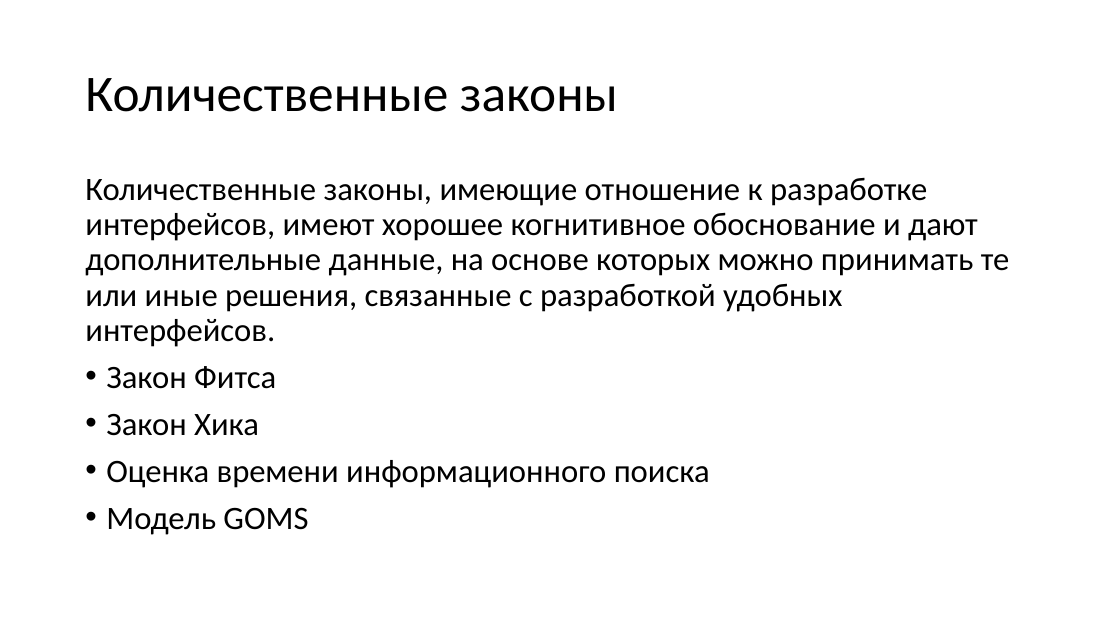
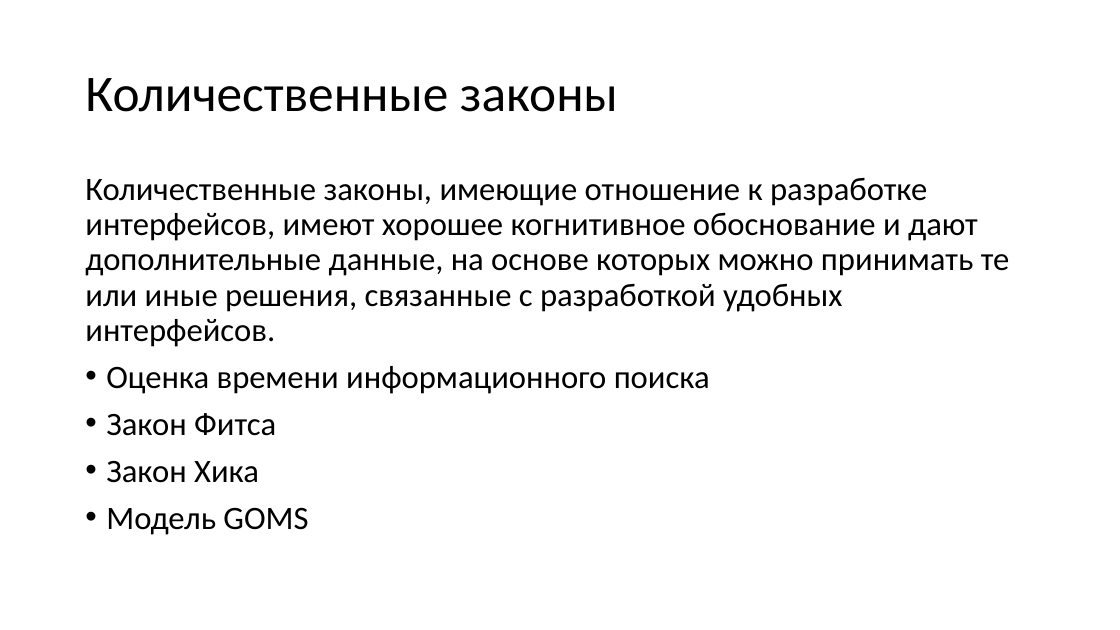
Before and after one commit to naumovda/ux, a slide deck: slide 20 of slides/ux-slides-11.pptx (slide 2 before the commit). Drawn at 1120x630 pixels with LibreOffice and Linux fonts; fonts in the diff are those of the drawing. Boxes give left, top, right and bottom in pixels: in the first picture for what was removed or moved away, otherwise in the second. Text is boxed around its words. In the diff, an @@ line names an element or a change of style, - is before the commit and + after.

```diff
--- a/slides/ux-slides-11.pptx
+++ b/slides/ux-slides-11.pptx
@@ text at [106, 366, 710, 394]: paragraph added @@
+• Оценка времени информационного поиска
@@ text at [106, 460, 710, 488]: paragraph removed @@
-• Оценка времени информационного поиска
```
Also in this commit, not shown: 4 other slides changed, 42 slides added, 7 other files.
